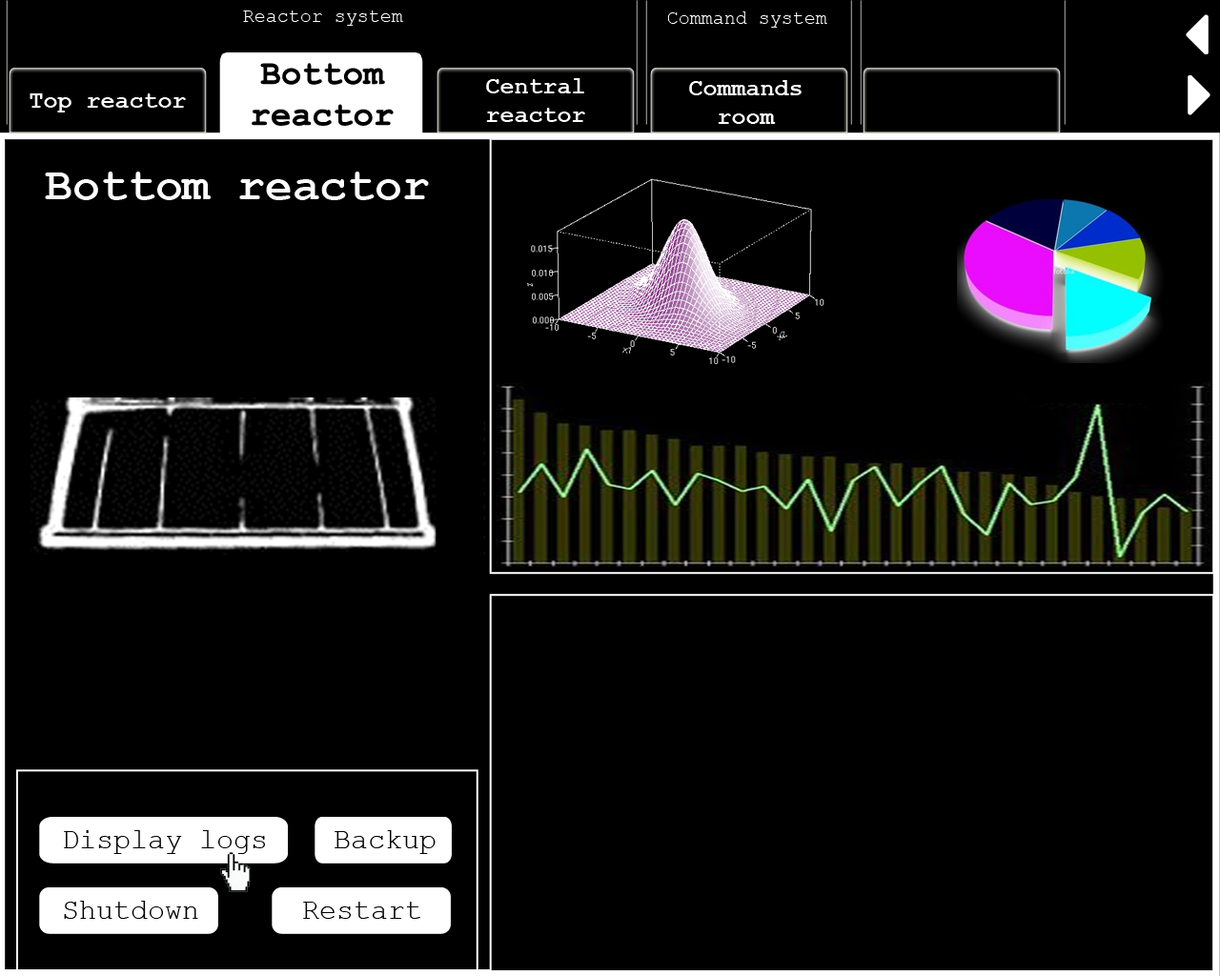
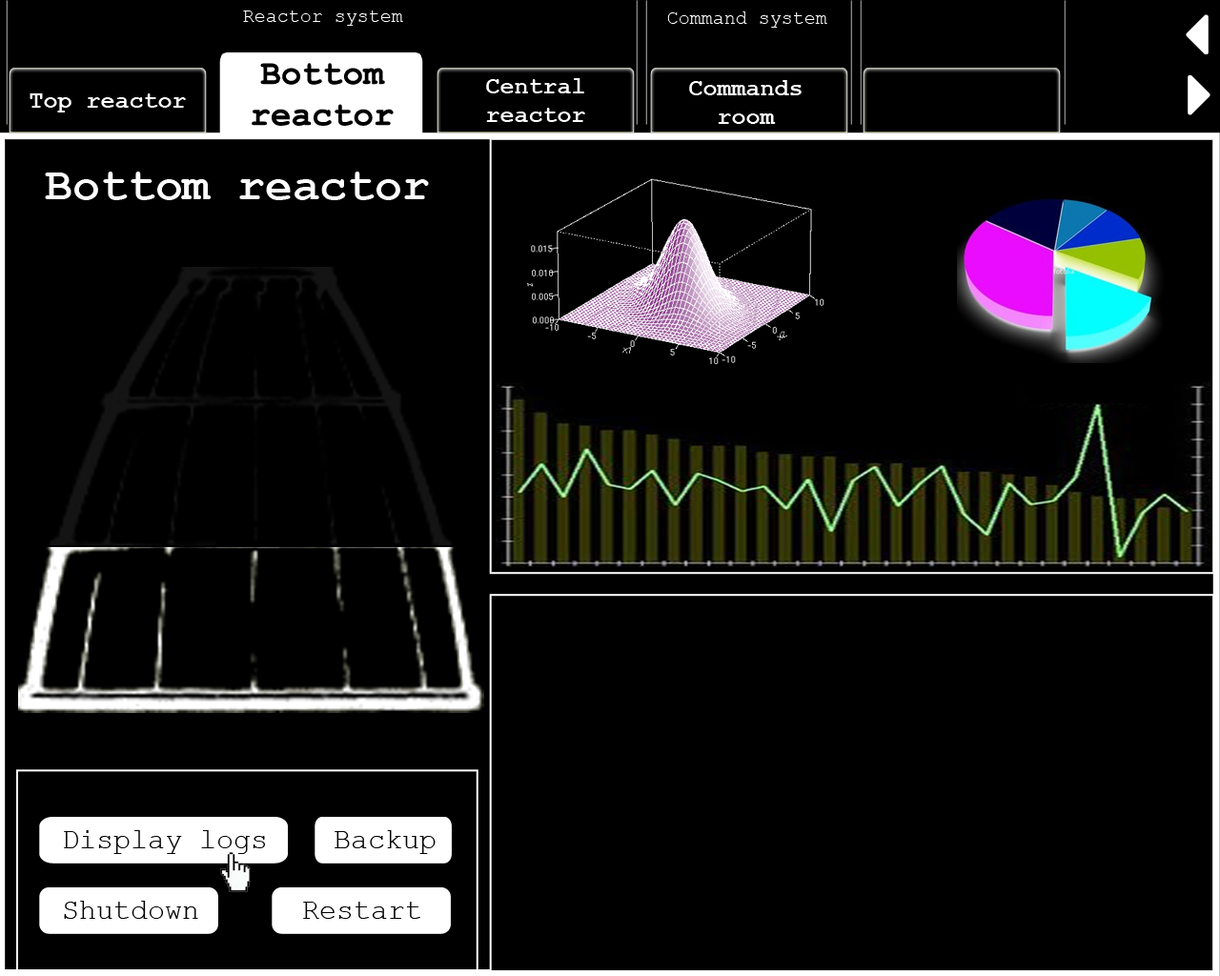
Layered file, before and after one edit (1220x976). Changes by layer:
renamed "Image" to "Calque 7", opacity 100% → 8%, painted on it over 30, 266, 486, 555
added layer "Calque 4" in group "MainWindow" over 18, 547, 485, 714
